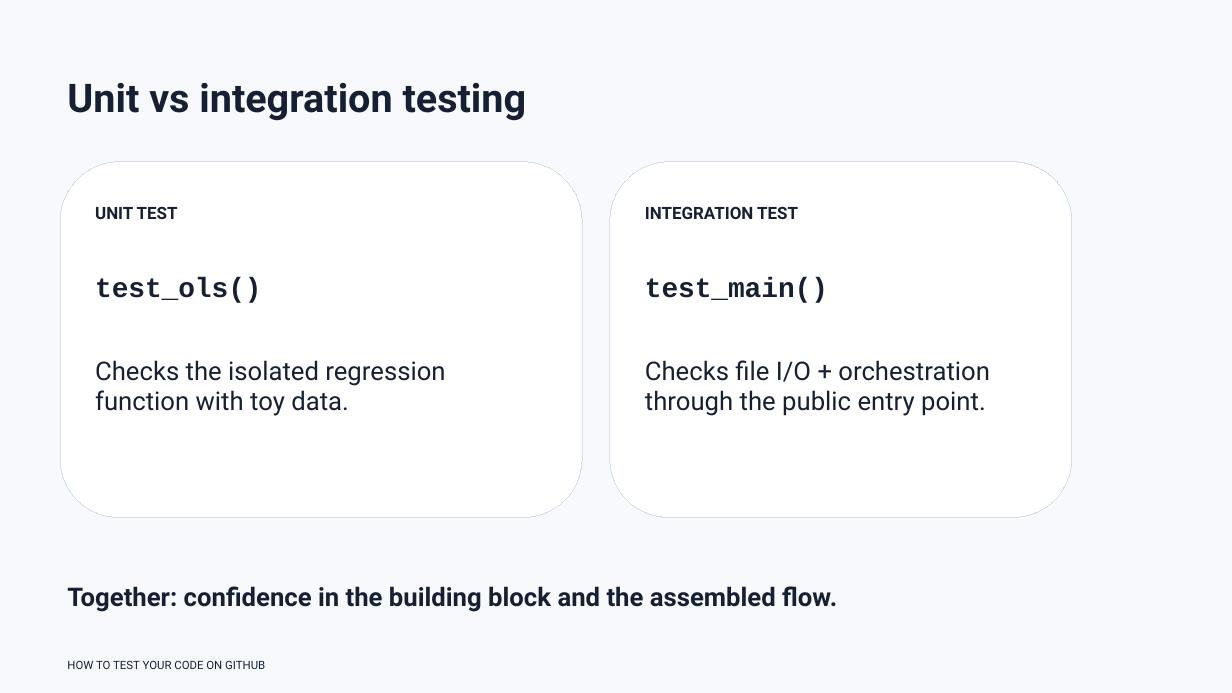
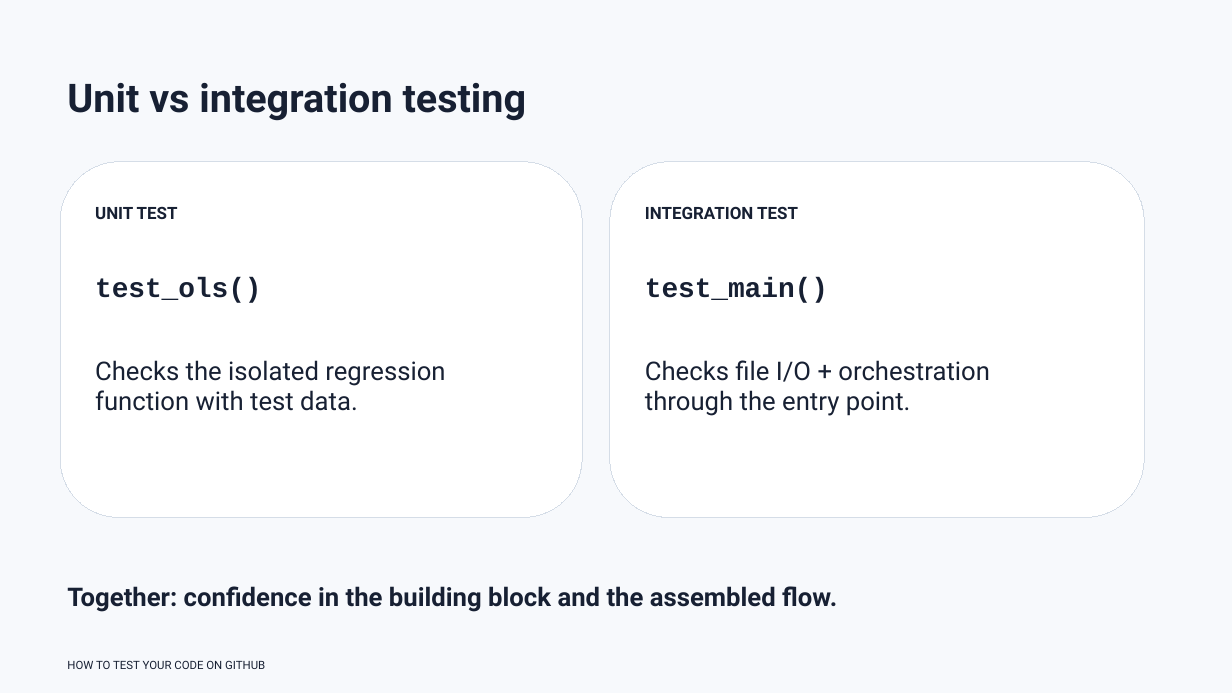
Before and after one commit to rbesenczi/my_ols, a slide deck: slide 15 of presentation/how_to_test_your_code.pptx. Drawn at 1232x693 pixels with LibreOffice and Linux fonts; fonts in the diff are those of the drawing. Boxes give left, top, right and bottom in pixels: in the first picture for what was removed or moved away, otherwise in the second. Text is boxed around its words. In the diff, an @@ line names an element or a change of style, - is before the commit and + after.

```diff
--- a/presentation/how_to_test_your_code.pptx
+++ b/presentation/how_to_test_your_code.pptx
@@ rounded rectangle: place and size @@
-rounded rectangle at <box>610,162,1072,518</box>
+rounded rectangle at <box>610,162,1144,518</box>
@@ text at <box>95,390,358,411</box>: text changed @@
-function with toy data.
+function with test data.
@@ text at <box>645,390,911,416</box>: text changed @@
-through the public entry point.
+through the entry point.
```
Also in this commit, not shown: 24 other slides changed, 2 slides added.
